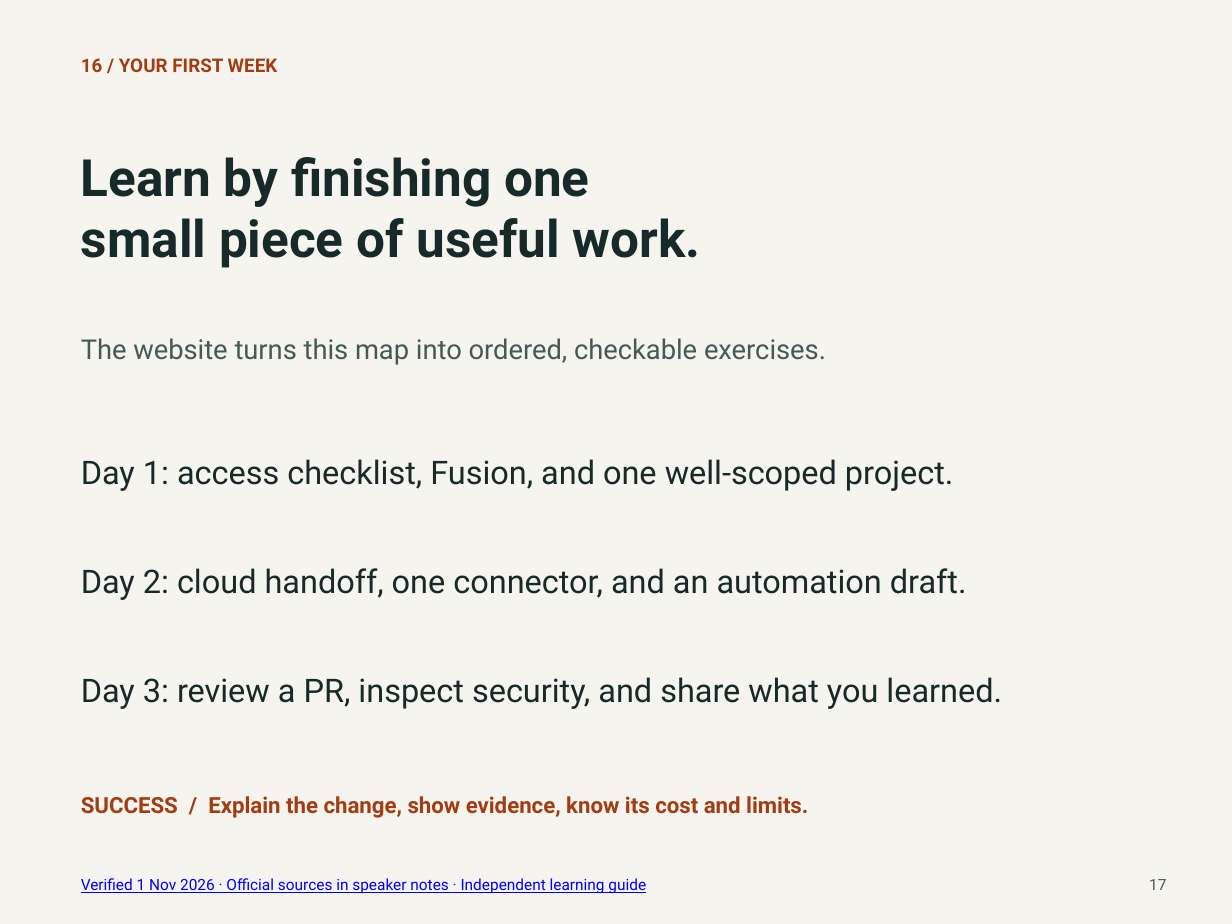
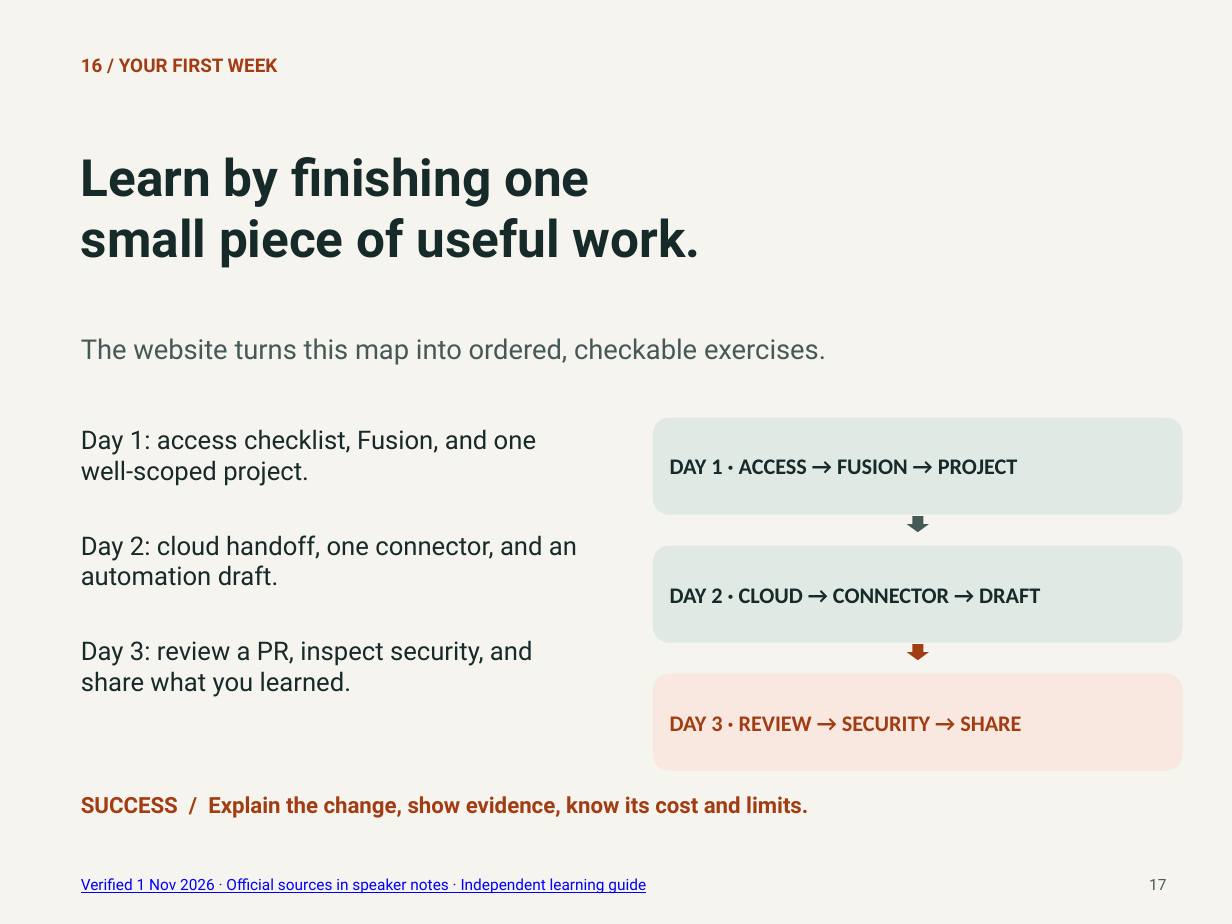
Before and after one commit to ragmha/lab, a slide deck: slide 17 of public/downloads/universe-2026-starter.pptx. Drawn at 1232x924 pixels with LibreOffice and Linux fonts; fonts in the diff are those of the drawing. Boxes give left, top, right and bottom in pixels: in the first picture for what was removed or moved away, otherwise in the second. Text is boxed around its words. In the diff, an @@ line names an element or a change of style, - is before the commit and + after.

Commit message:
Add Universe field labs, shared progress and the visual deck
Adds four optional field labs and two release-week additions, a public
Passport page that shares the canvas markup, one validated progress model
for the site, Passport and canvas with export/import, a simpler README,
and the 18-slide visual deck (SHA-256 d6b028ad...).

```diff
--- a/public/downloads/universe-2026-starter.pptx
+++ b/public/downloads/universe-2026-starter.pptx
@@ text "Day 1: access checklist, Fusion, ...": place and size @@
-text "Day 1: access checklist, Fusion, ..." at (81, 459, 953, 491)
+text "Day 1: access checklist, Fusion, ..." at (81, 429, 536, 486)
@@ rounded rectangle added at (653, 418, 1183, 515), fill #E1E9E4, 13 pt, text #172A2A, bold @@
+DAY 1 · ACCESS → FUSION → PROJECT
@@ text "Day 2: cloud handoff, one ...": place and size @@
-text "Day 2: cloud handoff, one ..." at (81, 568, 967, 600)
+text "Day 2: cloud handoff, one ..." at (81, 535, 577, 586)
@@ down arrow added at (907, 516, 929, 532), fill #455A57 @@
@@ rounded rectangle added at (653, 546, 1183, 643), fill #E1E9E4, 13 pt, text #172A2A, bold @@
+DAY 2 · CLOUD → CONNECTOR → DRAFT
@@ size 19 to 15 pt in 3 elements at (81, 429, 536, 486), (81, 535, 577, 586), (81, 640, 533, 697) @@
@@ text "Day 3: review a PR, ...": place and size @@
-text "Day 3: review a PR, ..." at (81, 677, 1002, 709)
+text "Day 3: review a PR, ..." at (81, 640, 533, 697)
@@ down arrow added at (907, 644, 929, 660), fill #A23D13 @@
@@ rounded rectangle added at (653, 674, 1183, 771), fill #F8E8DF, 13 pt, text #A23D13, bold @@
+DAY 3 · REVIEW → SECURITY → SHARE
```
Also in this commit, not shown: 12 other slides changed, 17 other files.
